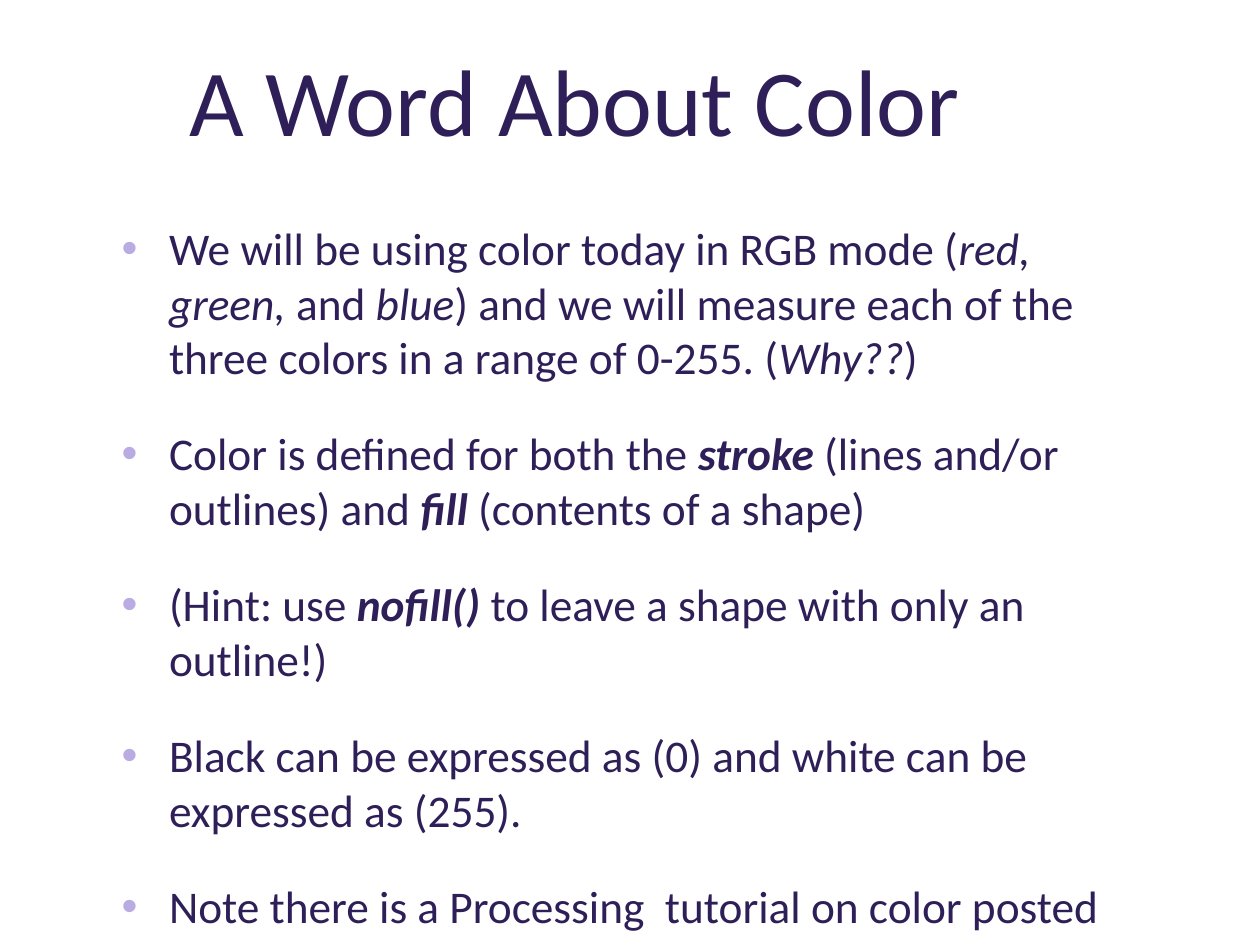
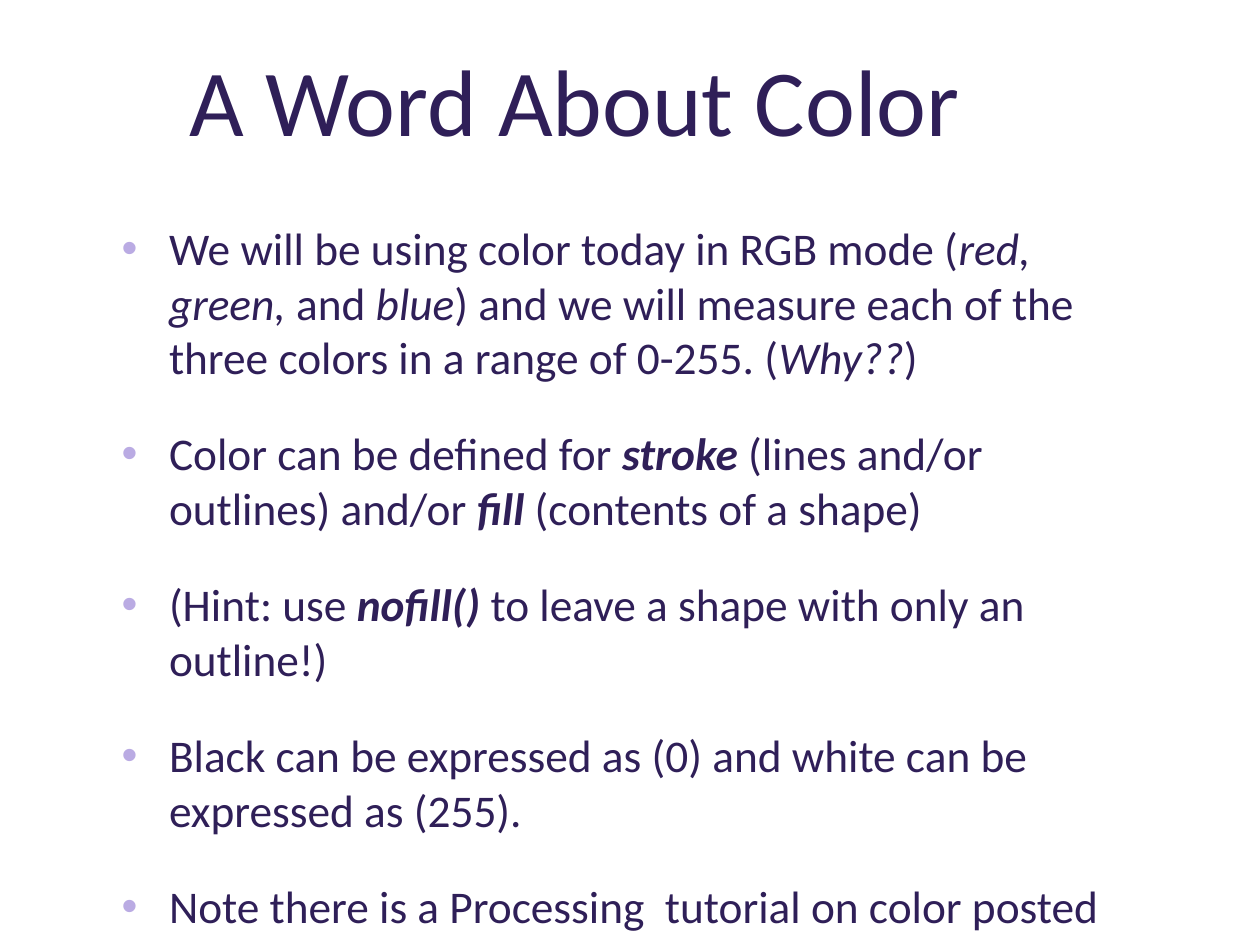
Before and after one commit to deenaengel/TF3_ProcessingSlides, a slide deck: slide 13 of Processing_Presentation_TF3_DE_notes.pptx (slide 12 before the commit). Drawn at 1260x945 pixels with LibreOffice and Linux fonts; fonts in the diff are those of the drawing; background and template pictures are left out. Boxes give left, top, right and bottom in pixels: in the first picture for what was removed or moved away, otherwise in the second. Text is boxed around its words. In the diff, an @@ line names an element or a change of style, - is before the commit and + after.

```diff
--- a/Processing_Presentation_TF3_DE_notes.pptx
+++ b/Processing_Presentation_TF3_DE_notes.pptx
@@ text at <box>169,437,983,533</box>: text changed @@
-• Color is defined for both the stroke (lines and/or outlines) and fill (contents of a shape)
+• Color can be defined for stroke (lines and/or outlines) and/or fill (contents of a shape)
```
Also in this commit, not shown: 15 other slides changed, 1 slide added.
